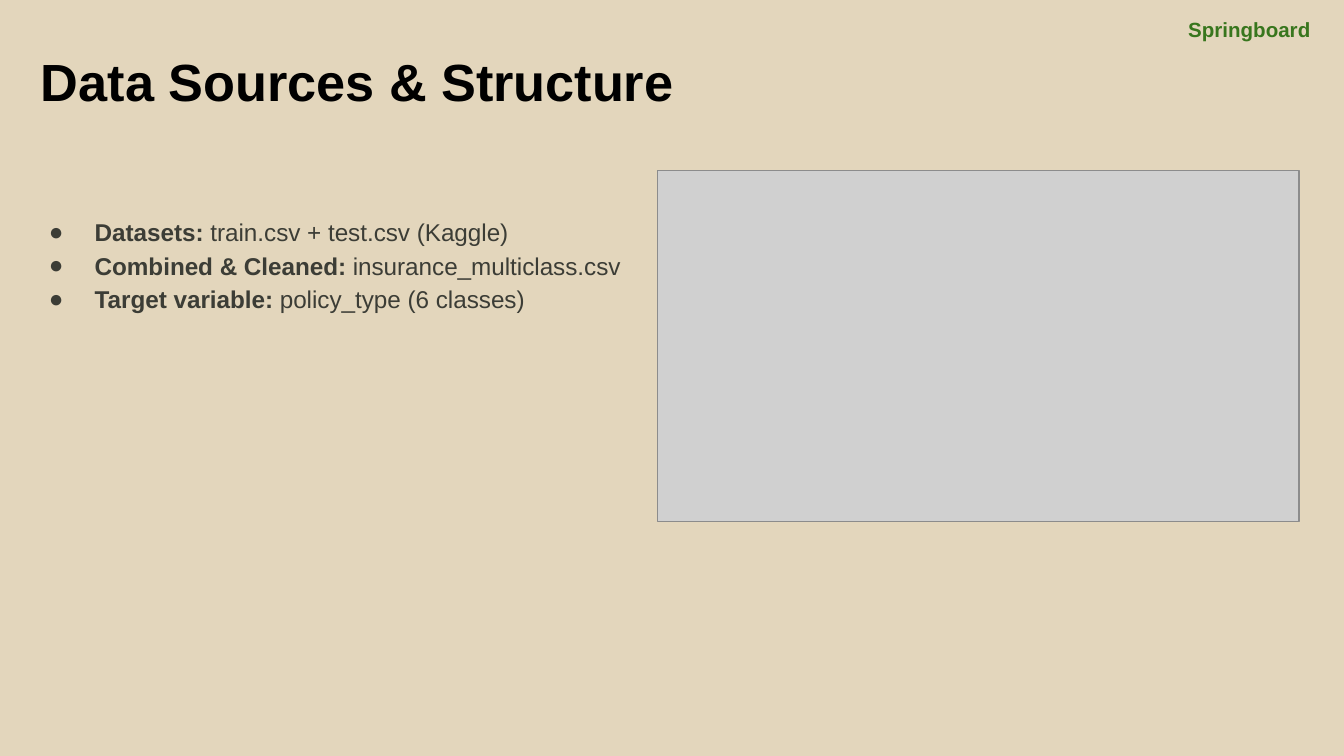
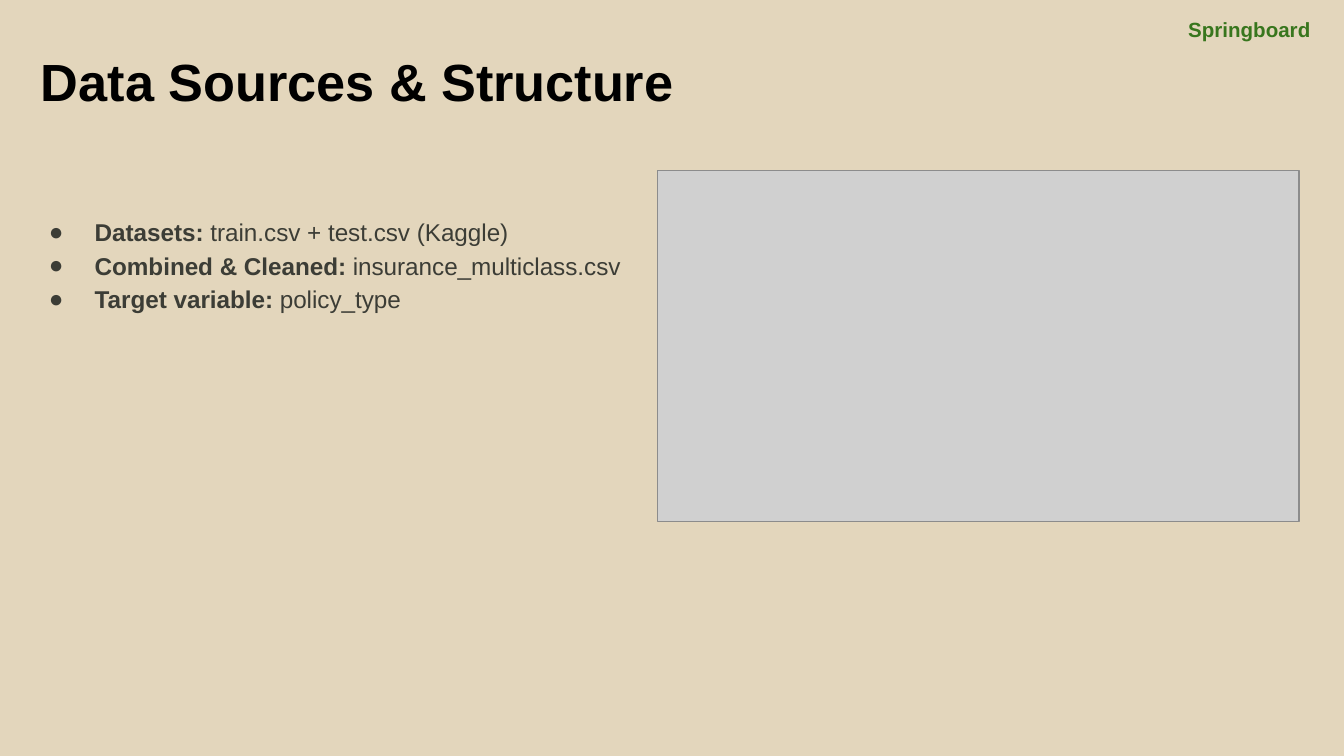
Before and after one commit to Shivangini-m/DataScienceGuidedCapstone, a slide deck: slide 3 of Capstone3_multiclass/Shivangini_FinalPresentation_Multiclass_Capstone3.pptx. Drawn at 1344x756 pixels with LibreOffice and Linux fonts; fonts in the diff are those of the drawing; grey boxes stand for pictures. Boxes give left, top, right and bottom in pixels: in the first picture for what was removed or moved away, otherwise in the second. Text is boxed around its words. In the diff, an @@ line names an element or a change of style, - is before the commit and + after.

```diff
--- a/Capstone3_multiclass/Shivangini_FinalPresentation_Multiclass_Capstone3.pptx
+++ b/Capstone3_multiclass/Shivangini_FinalPresentation_Multiclass_Capstone3.pptx
@@ text at (95,290,401,313): text changed; bold on @@
-● Target variable: policy_type (6 classes)
+● Target variable: policy_type
```
Also in this commit, not shown: 5 other slides changed, 4 other files.
